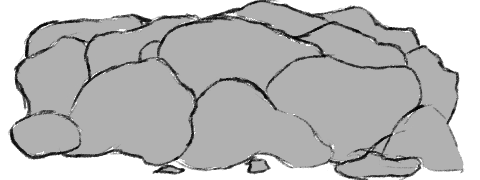
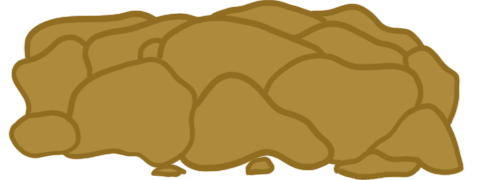
Layers edited between the first and the second 480×180 image:
showed "Layer 33", moved it above "Layer 35", painted on it over 8, 0, 465, 180
renamed "Layer 33 copy" to "Layer 34", showed it, painted on it over 11, 0, 462, 180
hid "Layer 31 copy" over 7, 0, 465, 180
hid "Layer 31" over 7, 0, 465, 180
